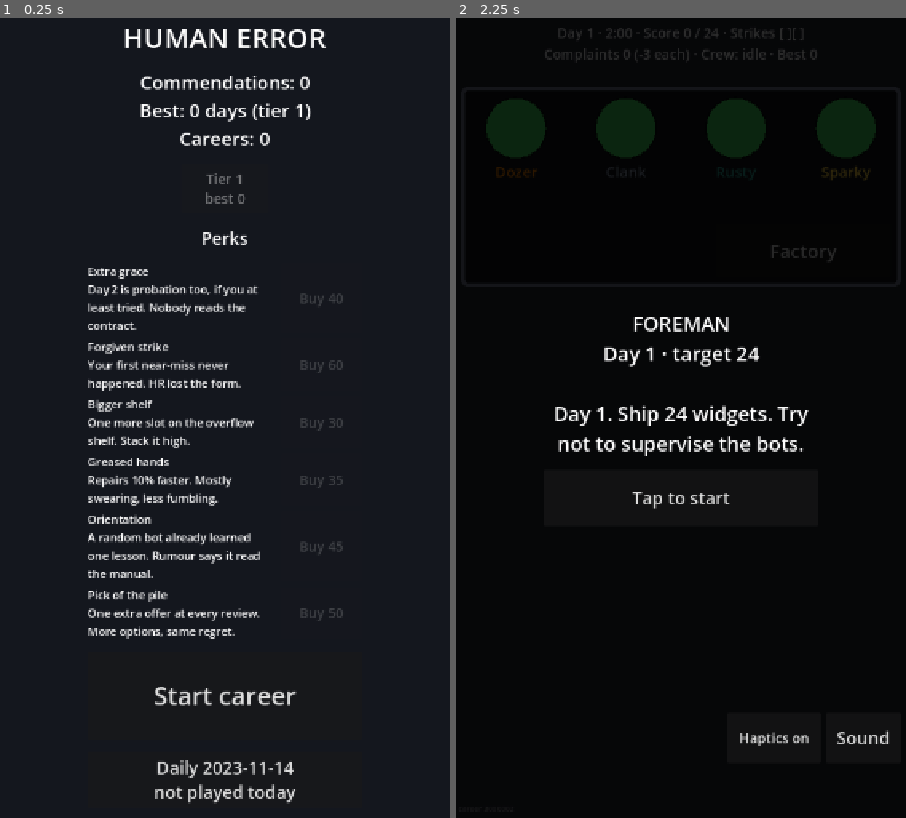
Above: before the commit, frames 1-2 (left to right).
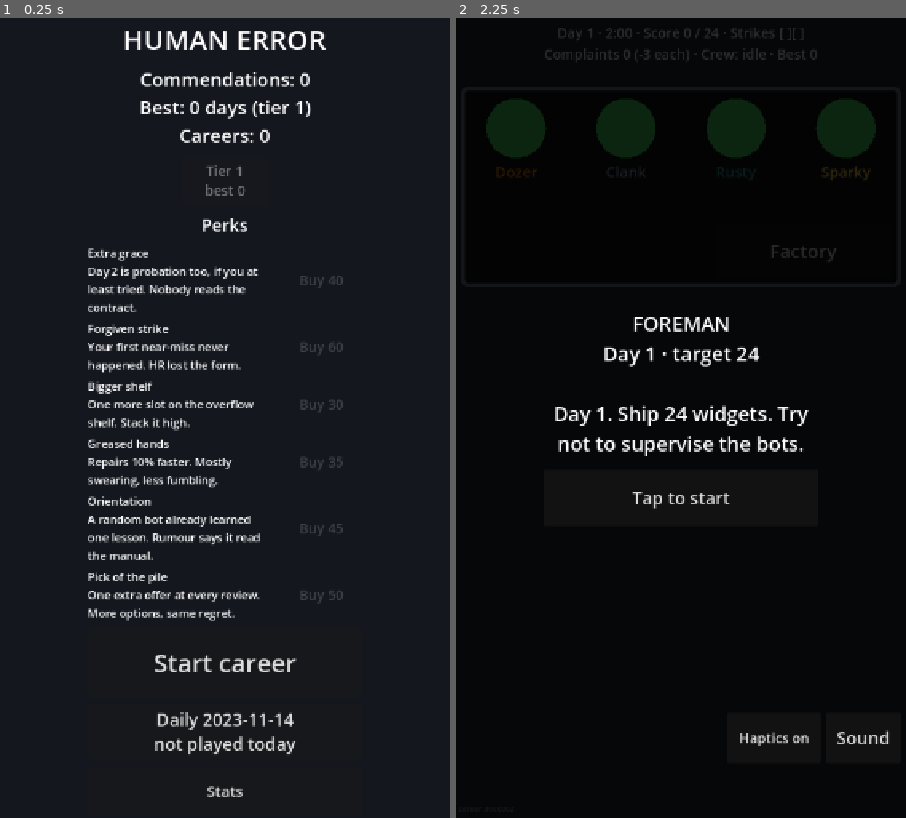
Above: after the commit, the same moments.

Repository: JasonHitching/human-error
Game: Godot game, scene res://main.tscn
The game is run twice, just before and just after one commit, with the same random seed, the same clock (stepped at 60 frames per second) and the same inputs.
Inputs:
- Up to frame 1 (0.25 s): no input
- Up to frame 2 (2.25 s): click "Tap to start" at 0.5 s; click "Tap to start" at 1.25 s; click "Start career" at 2 s

The runs differ from the first frame. In frame 1, 8.9% of the frame differs, in the area x 19-77%, y 1-99%; in frame 2, nothing differs.

Commit message:
#99 Fix test loop, fit Home screen with Daily button
Co-Authored-By: Claude Sonnet 5.5 <noreply@anthropic.com>
Claude-Session: https://claude.ai/code/session_01K8aWAYEazazZUcLmU3udjm

Diff:
--- a/game/scripts/ui/home.gd
+++ b/game/scripts/ui/home.gd
@@ -28,7 +28,7 @@
 	add_child(center)
 	center.set_anchors_and_offsets_preset(Control.PRESET_FULL_RECT)
 	var box := VBoxContainer.new()
-	box.add_theme_constant_override("separation", 20)
+	box.add_theme_constant_override("separation", 12)
 	center.add_child(box)
 	var title := _label("HUMAN ERROR", 44)
 	box.add_child(title)
@@ -44,10 +44,10 @@
 	perks_box.custom_minimum_size = Vector2(440, 60)
 	perks_box.add_theme_constant_override("separation", 8)
 	box.add_child(perks_box)
-	start_btn = _button("Start career", 40, Vector2(440, 140))
+	start_btn = _button("Start career", 40, Vector2(440, 110))
 	start_btn.pressed.connect(start_pressed.emit)
 	box.add_child(start_btn)
-	daily_btn = _button("Daily", 28, Vector2(440, 90))
+	daily_btn = _button("Daily", 28, Vector2(440, 80))
 	daily_btn.pressed.connect(daily_pressed.emit)
 	box.add_child(daily_btn)
 	stats_btn = _button("Stats", 24, Vector2(440, 80))
--- a/game/tests/test_daily.gd
+++ b/game/tests/test_daily.gd
@@ -15,6 +15,8 @@
 			Autoplayers.act("human_careful", f, prng, mem)
 			f.step()
 		out.append(c.end_day(f)["points"])
+		if not c.fired:
+			c.next_day()
 	return out
 
 
